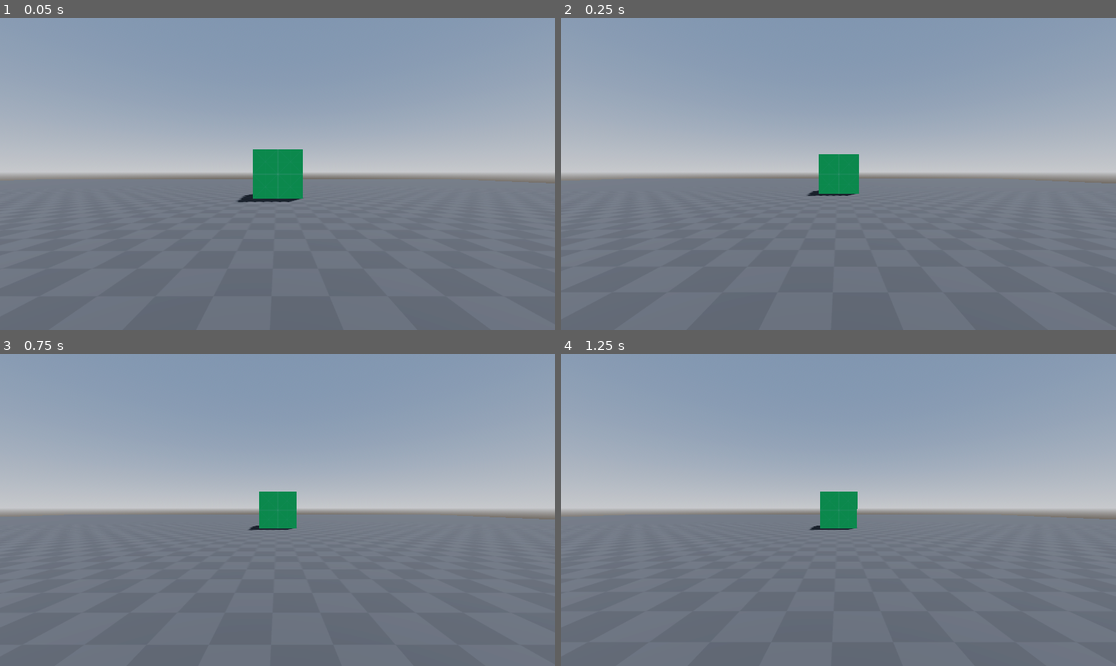
Above: before the commit, frames 1-4 (two rows, left to right).
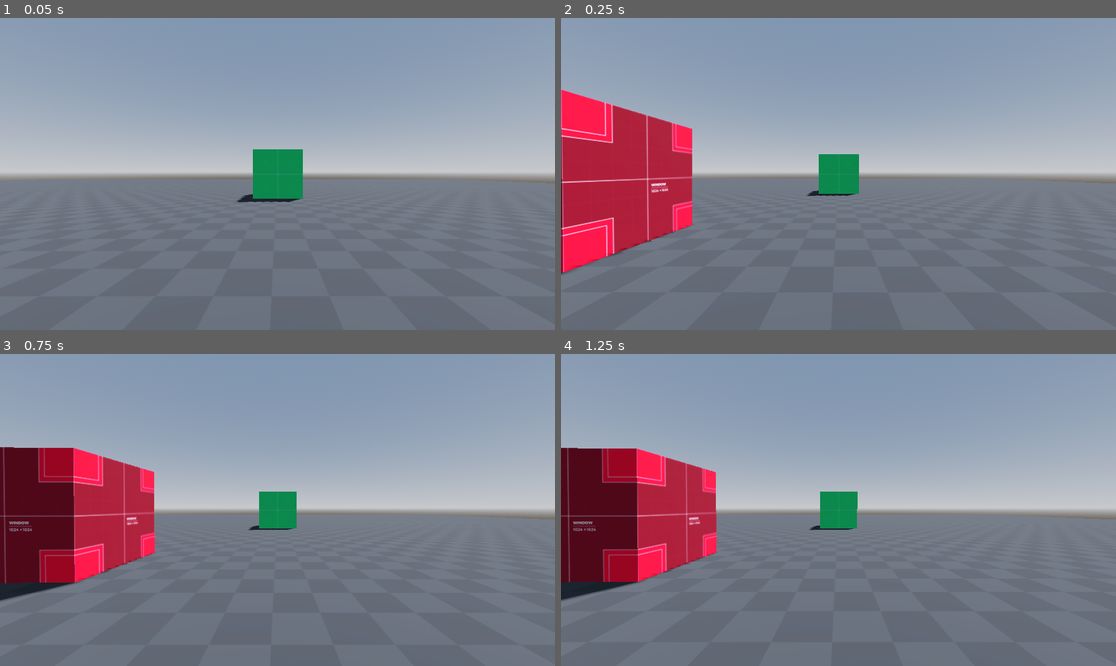
Above: after the commit, the same moments.

Repository: OscarPatchworth/BsOW
Game: Godot game, scene res://GodotExp.tscn
Same seed, same stepped clock (60 frames per second), same inputs: the game is played once before the commit and once after it. The project has no main scene, so this scene is started directly.
Inputs (mouse positions are in pixels of both pictures, inside the frame that each line leads up to):
- Up to frame 1 (0.05 s): no input
- Up to frame 2 (0.25 s): no input
- Up to frame 3 (0.75 s): move the mouse to (399, 494) at 0.52 s; hold Shift (shifting) from 0.53 s (still down); click (399, 494) at 0.6 s
- Up to frame 4 (1.25 s): keep holding Shift (shifting)

Frame 1 is identical in both runs. In frame 2, 11% of the frame differs, in the area x 0-24%, y 22-83%; in frame 3, 11%; in frame 4, 11%, in the area x 0-29%, y 30-80%.

Commit message:
Changed they way the checkPlaceableBox was implimented. WAS: onShift instance, connect signal to Ply NOW: is in Ply, show/hide OnShift, in-script ref to Box/Ply Old way had annoying issues actually connecting and sending signals

Diff:
--- a/GodotExp.tscn
+++ b/GodotExp.tscn
@@ -7,6 +7,7 @@
 [ext_resource type="Script" path="res://Scripts/cam_gimbal.gd" id="3_og5xy"]
 [ext_resource type="PackedScene" uid="uid://csjp0fs12pgui" path="res://Assest_Scenes/is_placeable_box.tscn" id="5_lmwb0"]
 [ext_resource type="Script" path="res://Scripts/user_controler.gd" id="6_ju1sv"]
+[ext_resource type="Script" path="res://ply_data_store.gd" id="8_jbgbn"]
 
 [sub_resource type="ProceduralSkyMaterial" id="ProceduralSkyMaterial_hufr3"]
 sky_horizon_color = Color(0.64625, 0.65575, 0.67075, 1)
@@ -52,14 +53,17 @@
 transform = Transform3D(0.999863, 0, 0.0165799, 0, 1, 0, -0.0165799, 0, 0.999863, 2, 0.5, -4)
 
 [node name="Player" type="Node3D" parent="."]
-transform = Transform3D(0.999863, 0, 0.0165799, 0, 1, 0, -0.0165799, 0, 0.999863, 2, 0.5, -4)
+transform = Transform3D(0.999863, 0, 0.0165799, 0, 1, 0, -0.0165799, 0, 0.999863, 0, 0, 0)
 
-[node name="UserControler" type="Node3D" parent="Player" node_paths=PackedStringArray("cam")]
-transform = Transform3D(0.999862, 0, -0.0165799, 0, 1, 0, 0.0165799, 0, 0.999862, -2.0636, -0.5, 3.95508)
+[node name="isPlaceableBox" parent="Player" instance=ExtResource("5_lmwb0")]
+transform = Transform3D(1, 0, -1.86265e-09, 0, 1, 0, 1.86265e-09, 0, 1, 0, 0, 0)
+
+[node name="UserControler" type="Node3D" parent="Player" node_paths=PackedStringArray("cam", "checkPlaceable")]
+transform = Transform3D(0.999862, 0, -0.0165799, 0, 1, 0, 0.0165799, 0, 0.999862, 0, 0, 0)
 script = ExtResource("6_ju1sv")
 terrianHex = ExtResource("3_dr08r")
-checkPlacementObj = ExtResource("5_lmwb0")
 cam = NodePath("../CamGimbal/InnerGimbal/Camera3D")
+checkPlaceable = NodePath("../isPlaceableBox")
 
 [node name="CamGimbal" type="Node3D" parent="Player" node_paths=PackedStringArray("target")]
 transform = Transform3D(0.999862, 0, -0.0165799, 0, 1, 0, 0.0165799, 0, 0.999862, -2.06604, 1.5, 3.96629)
@@ -73,3 +77,6 @@
 transform = Transform3D(1, 0, 0, 0, 1, 0, 0, 0, 1, 0, 0, 4)
 current = true
 script = ExtResource("1_6jpp0")
+
+[node name="PlyDataStore" type="Node3D" parent="Player"]
+script = ExtResource("8_jbgbn")
--- a/Scripts/is_placeable_box.gd
+++ b/Scripts/is_placeable_box.gd
@@ -3,7 +3,7 @@
 @onready var mesh = $MeshInstance3D
 @export var isCollidingMaterial: Texture
 @export var isOpenMaterial: Texture
-
+@onready var Ply := $"../UserControler"
 
 # Called when the node enters the scene tree for the first time.
 func _ready() -> void:
@@ -14,13 +14,19 @@
 	pass
 
 func _on_area_3d_body_entered(body: Node3D) -> void:
-	if body != $Area3D:
-		changeMaterial(isCollidingMaterial)
+	changeMaterial(isCollidingMaterial)
+	Ply.updateIsPlaceable(false)
+
 
 func _on_area_3d_body_exited(body: Node3D) -> void:
 	changeMaterial(isOpenMaterial)
+	Ply.updateIsPlaceable(true)
 
 func changeMaterial(img: Texture) -> void:
 	var material_one = mesh.get_surface_override_material(0)
 	material_one.albedo_texture = img
 	mesh.set_surface_override_material(0, material_one)
+
+
+func _on_is_placeable(emitter: Variant) -> void:
+	pass # Replace with function body.
--- a/Scripts/user_controler.gd
+++ b/Scripts/user_controler.gd
@@ -1,8 +1,9 @@
 extends Node3D
 
 @export var terrianHex: PackedScene
-@export var checkPlacementObj: PackedScene
+#@export var checkPlacementObj: PackedScene
 @export var cam: Camera3D
+@export var checkPlaceable: Node3D
 var mouse = Vector2()
 
 #Get cam and world space init
@@ -13,26 +14,27 @@
 var mouseRayEnd
 
 #
-var CheckPlaceable
-
+var isPlaceable : bool
 #
 const RAY_LENGTH = 100
 
+func _ready() -> void:
+	isPlaceable = false
+
+
 # Called every frame. 'delta' is the elapsed time since the previous frame.
 func _process(delta: float) -> void:
-	if CheckPlaceable:
-		moveToMousePos(CheckPlaceable)
+	if checkPlaceable:
+		moveToMousePos(checkPlaceable)
 
 
 func _input(event: InputEvent) -> void:
-	if event.is_action_released("left_click") and !raycatIslnad():
+	if event.is_action_released("left_click") and !raycatIslnad() and isPlaceable:
 		spawnTerrian()
-	elif event.is_action_pressed("shifting") and !raycatIslnad() and !CheckPlaceable:
-		spawnCheckPlaceable()
-	elif event.is_action_released("shifting") and CheckPlaceable:
-		CheckPlaceable.queue_free()
-		CheckPlaceable = null
-		print(CheckPlaceable)
+	elif event.is_action_pressed("shifting") and !raycatIslnad():
+		checkPlaceable.show()
+	elif event.is_action_released("shifting"):
+		checkPlaceable.hide()
 
 
 
@@ -44,13 +46,6 @@
 		owner.add_child(newHex)
 		newHex.position = result["position"]
 #
-func spawnCheckPlaceable() -> void:
-	var result = raycastPlaceable()
-	if result: #if hits valid position
-		CheckPlaceable = checkPlacementObj.instantiate()
-		owner.add_child(CheckPlaceable)
-		CheckPlaceable.position = result["position"]
-		CheckPlaceable.position.y = CheckPlaceable.position.y +0.1
 #
 func raycatIslnad() -> Dictionary:
 	#Get cam and world space init
@@ -82,6 +77,13 @@
 	var result = raycastPlaceable()
 	if result and obj: #if hits valid position
 		obj.position = result["position"]
-		CheckPlaceable.position.y = CheckPlaceable.position.y +0.1
+		obj.position.y = obj.position.y +0.1
 #
+func updateIsPlaceable(isNotColliding: bool) -> void:
+	isPlaceable = isNotColliding
 #
+func _on_canPlace_exited(emitter):
+	print("emitterH")
+	isPlaceable = true
+	print("emitterH")
+#
--- /dev/null
+++ b/ply_data_store.gd
@@ -0,0 +1,11 @@
+extends Node3D
+
+
+# Called when the node enters the scene tree for the first time.
+func _ready() -> void:
+	pass # Replace with function body.
+
+
+# Called every frame. 'delta' is the elapsed time since the previous frame.
+func _process(delta: float) -> void:
+	pass
Not shown: 1 places in GodotExp.tscn that only renumber resources
